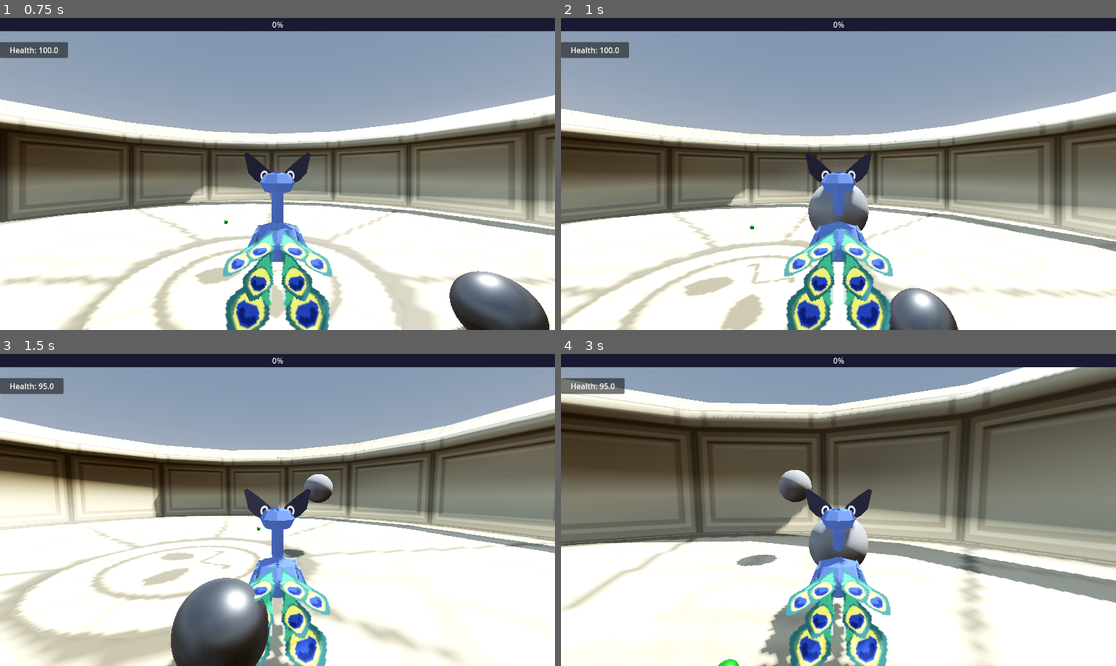
Above: before the commit, frames 1-4 (two rows, left to right).
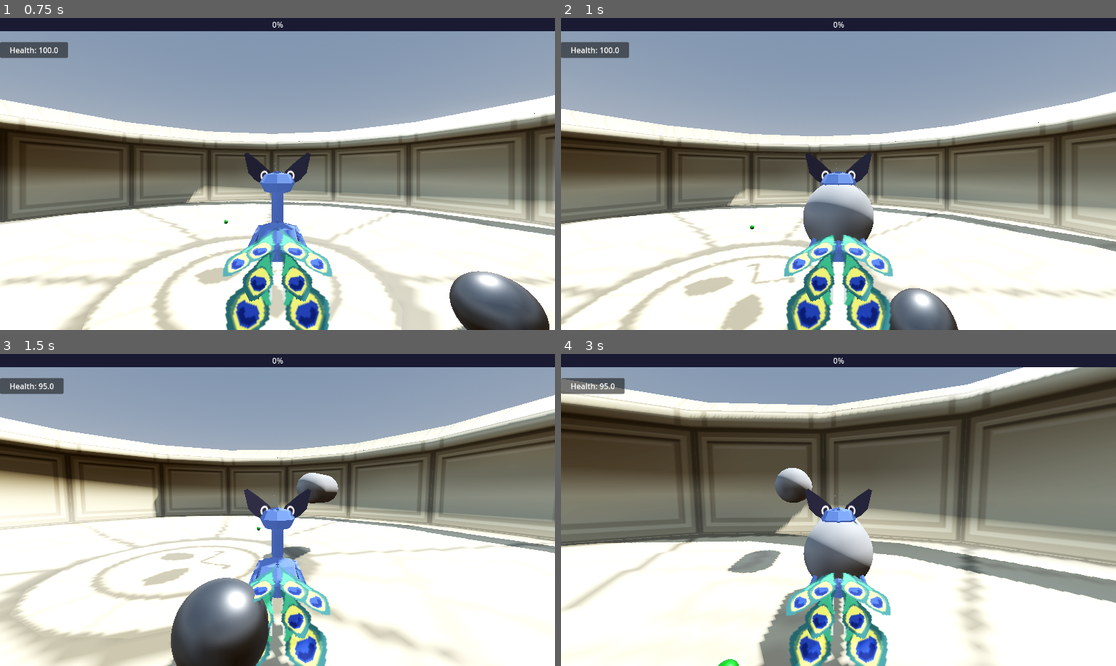
Above: after the commit, the same moments.

Repository: Lightgarden-713/Pavojam
Game: Godot game, scene res://scenes/level.tscn
Two runs of this game, one before a commit and one after it. Both use one fixed random seed, a clock stepped at 60 frames per second and the inputs below.
Inputs (mouse positions are in pixels of both pictures, inside the frame that each line leads up to):
- Up to frame 1 (0.75 s): tap Enter (ui_accept) at 0.5 s; move the mouse to (399, 158) at 0.52 s; hold Right (ui_right) from 0.53 s (still down); click (399, 158) at 0.67 s
- Up to frame 2 (1 s): keep holding Right (ui_right); tap Enter (ui_accept) at 0.77 s
- Up to frame 3 (1.5 s): move the mouse to (249, 510) at 1.27 s; release Right (ui_right) at 1.28 s; hold Up (ui_up) from 1.28 s (still down)
- Up to frame 4 (3 s): keep holding Up (ui_up); tap Enter (ui_accept) at 1.52 s; move the mouse to (849, 503) at 2.02 s; move the mouse to (832, 516) at 2.77 s; click (832, 516) at 2.92 s

Frame 1 is identical in both runs. In frame 2, 1.4% of the frame differs, in the area x 43-57%, y 53-78%; in frame 3, 0.3%; in frame 4, 2.4%, in the area x 29-57%, y 36-100%.

Commit message:
make projectile a capsule, adjust rotation to face shoot direction

Diff:
--- a/scenes/projectile.tscn
+++ b/scenes/projectile.tscn
@@ -3,23 +3,23 @@
 [ext_resource type="PackedScene" uid="uid://bulxhhc46d7ij" path="res://scene_components/hitbox_component.tscn" id="1_c8fcr"]
 [ext_resource type="Script" uid="uid://blqc8yfnssrup" path="res://scripts/projectile.gd" id="1_q3m7n"]
 
-[sub_resource type="SphereMesh" id="SphereMesh_q3m7n"]
+[sub_resource type="CapsuleMesh" id="CapsuleMesh_q3m7n"]
 
-[sub_resource type="SphereShape3D" id="SphereShape3D_softn"]
-resource_local_to_scene = true
-radius = 0.25
+[sub_resource type="CapsuleShape3D" id="CapsuleShape3D_q3m7n"]
 
 [node name="Projectile" type="Node3D" node_paths=PackedStringArray("hitbox")]
 script = ExtResource("1_q3m7n")
 hitbox = NodePath("HitboxComponent")
 
 [node name="MeshInstance3D" type="MeshInstance3D" parent="."]
-mesh = SubResource("SphereMesh_q3m7n")
+transform = Transform3D(1, 0, 0, 0, -4.371139e-08, 1, 0, -1, -4.371139e-08, 0, 0, 0)
+mesh = SubResource("CapsuleMesh_q3m7n")
 
 [node name="HitboxComponent" parent="." instance=ExtResource("1_c8fcr")]
 collision_mask = 0
 
 [node name="CollisionShape3D" parent="HitboxComponent" index="0"]
-shape = SubResource("SphereShape3D_softn")
+transform = Transform3D(1, 0, 0, 0, -4.371139e-08, 1, 0, -1, -4.371139e-08, 0, 0, 0)
+shape = SubResource("CapsuleShape3D_q3m7n")
 
 [editable path="HitboxComponent"]
--- a/scripts/projectile_attack.gd
+++ b/scripts/projectile_attack.gd
@@ -29,7 +29,7 @@
 func shoot() -> void:
 	var tree_root = get_tree().root
 
-	# Pick target
+	# Pick target as a forward pos
 	var target = global_position - global_transform.basis.z
 
 	# Calculate direction towards target
@@ -38,11 +38,16 @@
 	# Spawn and setup Projectiles
 	for projectile_n in range(projectiles_per_attack):
 		var projectile : Projectile = projectile_prefab.instantiate() as Projectile
-		projectile.projectile_speed = projectile_speed
+
 		projectile.hitbox.damage_amount = projectile_damage
 		projectile.hitbox.collision_mask = projectile_collision_mask
+
+		projectile.projectile_speed = projectile_speed
 		projectile.direction = shoot_direction
 		projectile.position = global_position
+
+		# Vector3(0.7, 0, -0.7)  →  atan2()  →  Rotation Angle (≈ -45°)
+		projectile.rotation.y = atan2(shoot_direction.x, shoot_direction.z)
 
 		tree_root.call_deferred("add_child", projectile)
 	# Reset shoot timer
